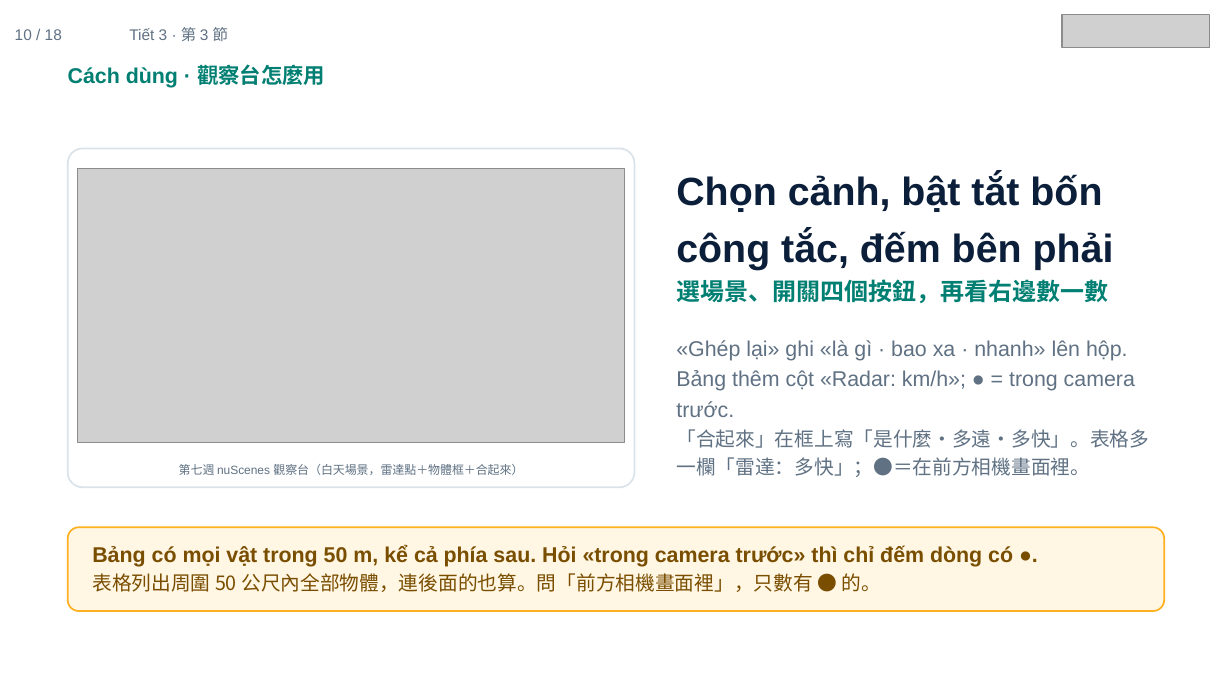
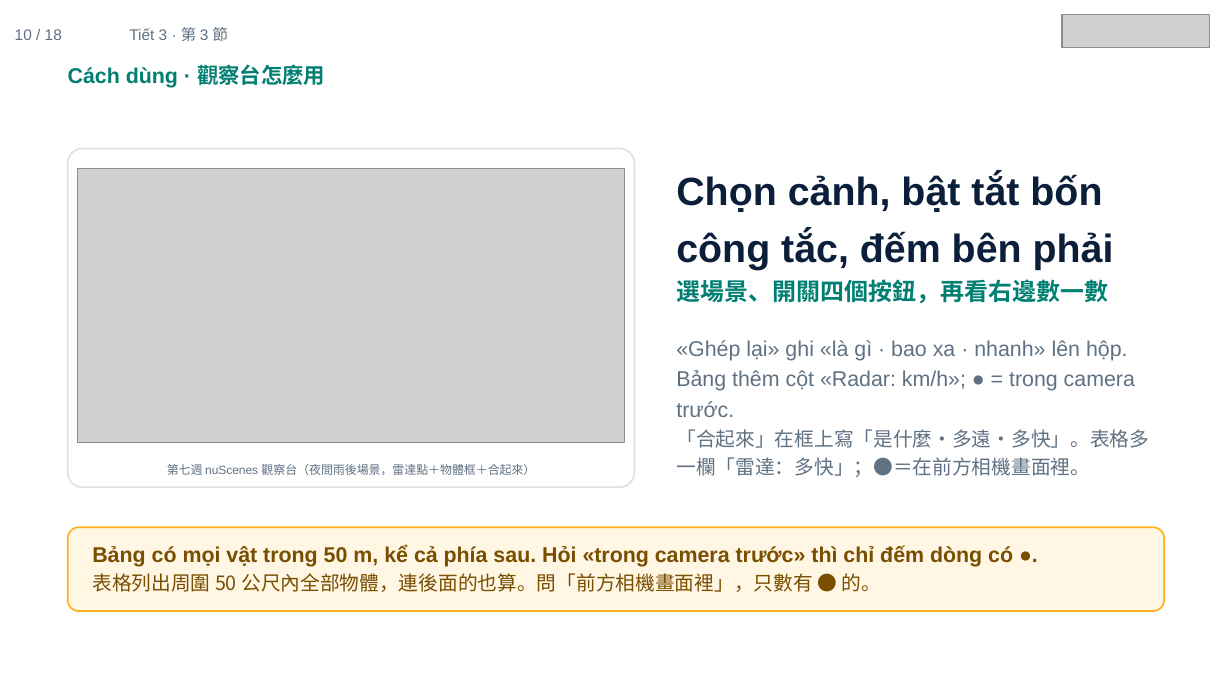
Before and after one commit to ch-neural/MITUST-Principles-of-Self-Driving-Cars, a slide deck: slide 10 of 第七週(10-22)/第七週_第3節_簡報.pptx. Drawn at 1232x693 pixels with LibreOffice and Linux fonts; fonts in the diff are those of the drawing; grey boxes stand for pictures. Boxes give left, top, right and bottom in pixels: in the first picture for what was removed or moved away, otherwise in the second. Text is boxed around its words. In the diff, an @@ line names an element or a change of style, - is before the commit and + after.

```diff
--- a/第七週(10-22)/第七週_第3節_簡報.pptx
+++ b/第七週(10-22)/第七週_第3節_簡報.pptx
@@ text at box(167, 464, 535, 475): text changed @@
-第七週 nuScenes 觀察台（白天場景，雷達點＋物體框＋合起來）
+第七週 nuScenes 觀察台（夜間雨後場景，雷達點＋物體框＋合起來）
```
Also in this commit, not shown: 3 other slides changed, 7 other files.
